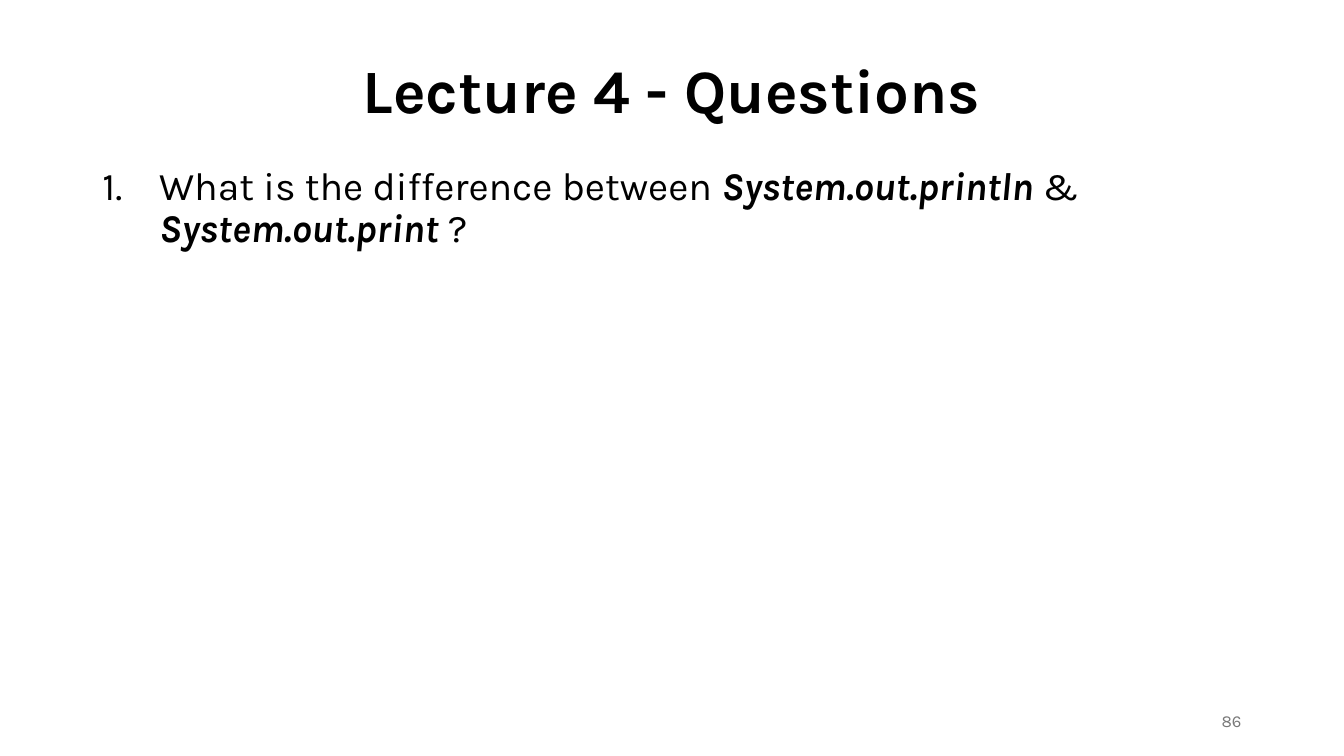
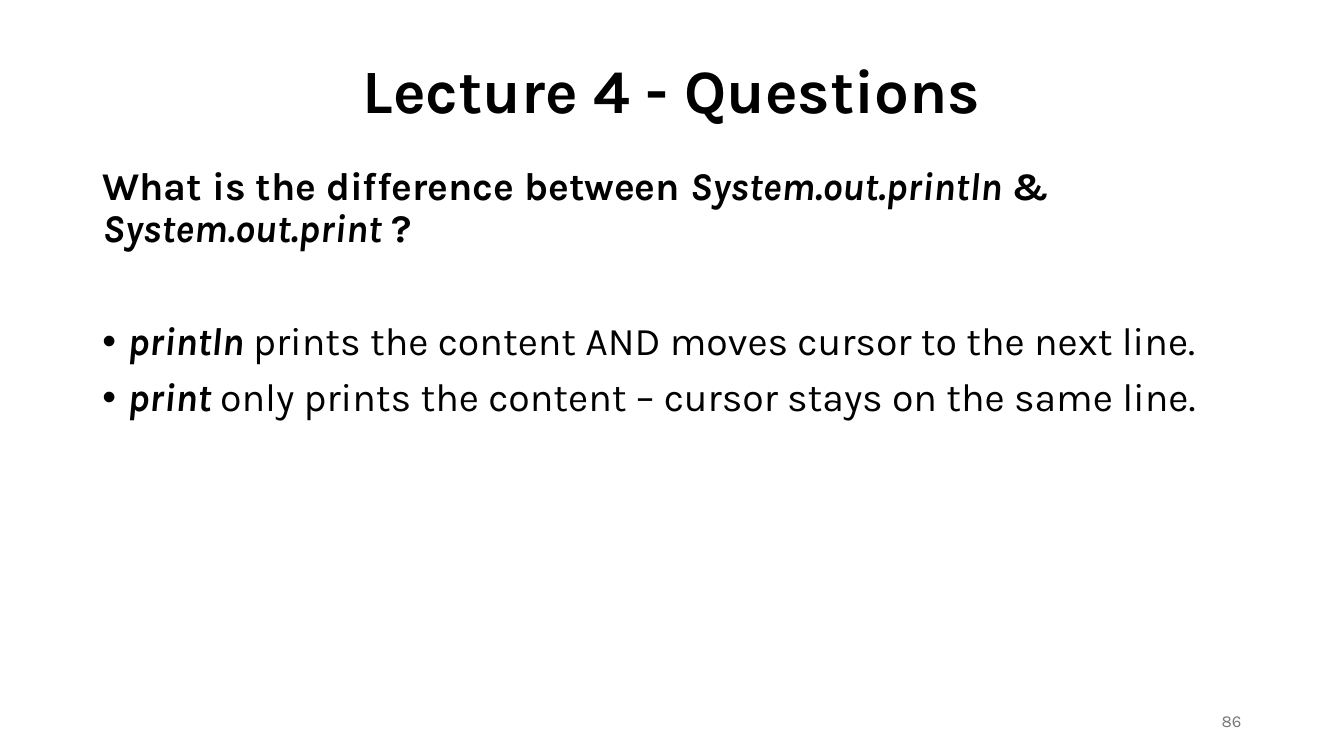
Before and after one commit to shubham-singh-12/Notes, a slide deck: slide 86 of Java with DSA.pptx. Drawn at 1344x756 pixels with LibreOffice and Linux fonts; fonts in the diff are those of the drawing. Boxes give left, top, right and bottom in pixels: in the first picture for what was removed or moved away, otherwise in the second. Text is boxed around its words. In the diff, an @@ line names an element or a change of style, - is before the commit and + after.

```diff
--- a/Java with DSA.pptx
+++ b/Java with DSA.pptx
@@ text at (x1=102, y1=172, x2=1002, y2=252): bold on in "What is the difference between & ?"; bullet 1. to none @@
@@ text at (x1=128, y1=327, x2=1195, y2=421): paragraphs added @@
+• println prints the content AND moves cursor to the next line.
+• print only prints the content – cursor stays on the same line.
```
Also in this commit, not shown: 12 other slides changed, 97 slides added.
